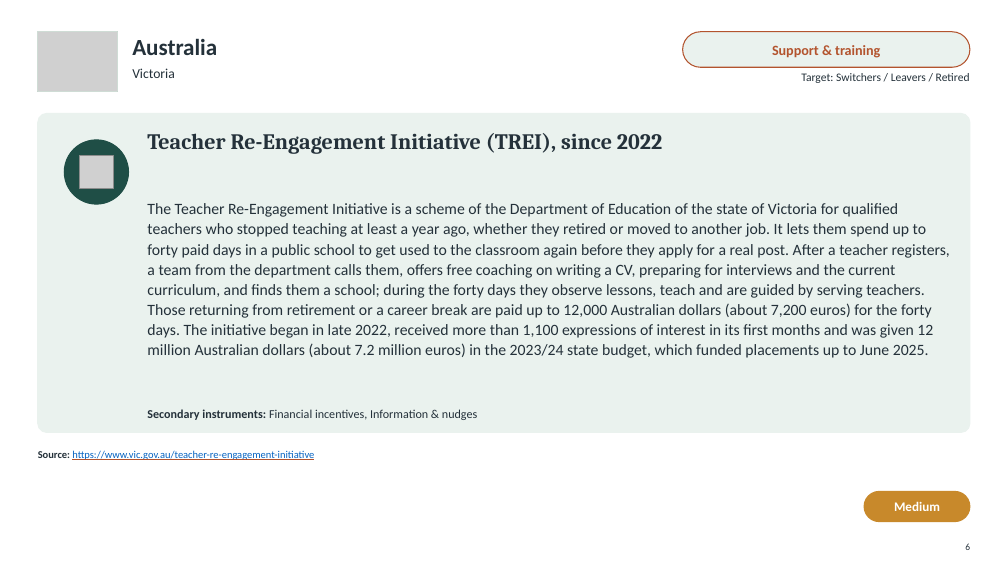
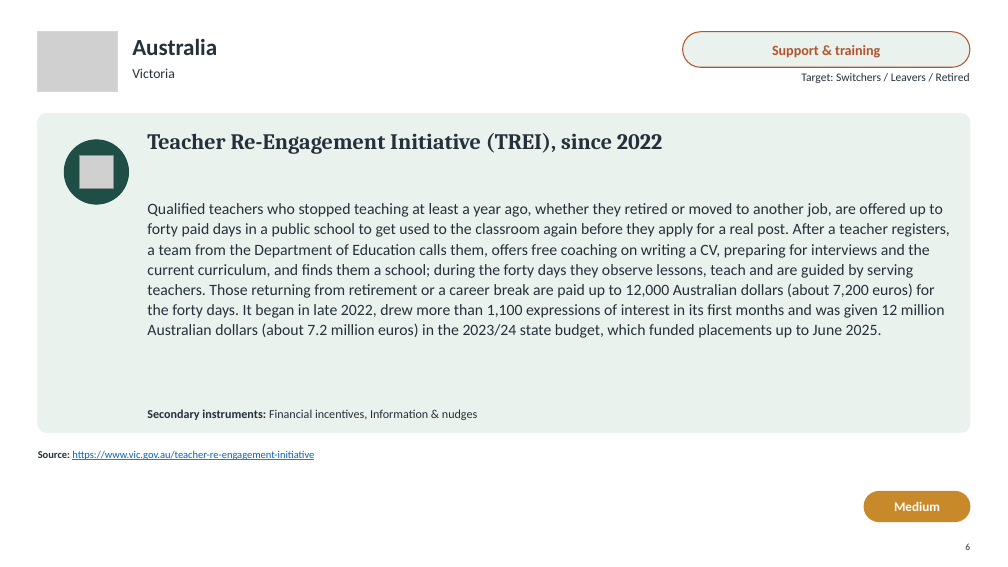
Before and after one commit to jedr1-ship-it/Alternative-Pathways----Quant, a slide deck: slide 6 of policies/Re-attracting_Former_Teachers.pptx. Drawn at 1008x567 pixels with LibreOffice and Linux fonts; fonts in the diff are those of the drawing; grey boxes stand for pictures. Boxes give left, top, right and bottom in pixels: in the first picture for what was removed or moved away, otherwise in the second. Text is boxed around its words. In the diff, an @@ line names an element or a change of style, - is before the commit and + after.

```diff
--- a/policies/Re-attracting_Former_Teachers.pptx
+++ b/policies/Re-attracting_Former_Teachers.pptx
@@ text at bbox=[147, 203, 950, 338]: text changed @@
-The Teacher Re-Engagement Initiative is a scheme of the Department of Education of the state of Victoria for qualified teachers who stopped teaching at least a year ago, whether they retired or moved to another job. It lets them spend up to forty paid days in a public school to get used to the classroom again before they apply for a real post. After a teacher registers, a team from the department calls them, offers free coaching on writing a CV, preparing for interviews and the current curriculum, and finds them a school; during the forty days they observe lessons, teach and are guided by serving teachers. Those returning from retirement or a career break are paid up to 12,000 Australian dollars (about 7,200 euros) for the forty days. The initiative began in late 2022, received more than 1,100 expressions of interest in its first months and was given 12 million Australian dollars (about 7.2 million euros) in the 2023/24 state budget, which funded placements up to June 2025.
+Qualified teachers who stopped teaching at least a year ago, whether they retired or moved to another job, are offered up to forty paid days in a public school to get used to the classroom again before they apply for a real post. After a teacher registers, a team from the Department of Education calls them, offers free coaching on writing a CV, preparing for interviews and the current curriculum, and finds them a school; during the forty days they observe lessons, teach and are guided by serving teachers. Those returning from retirement or a career break are paid up to 12,000 Australian dollars (about 7,200 euros) for the forty days. It began in late 2022, drew more than 1,100 expressions of interest in its first months and was given 12 million Australian dollars (about 7.2 million euros) in the 2023/24 state budget, which funded placements up to June 2025.
```
Also in this commit, not shown: 27 other slides changed, 2 other files.
